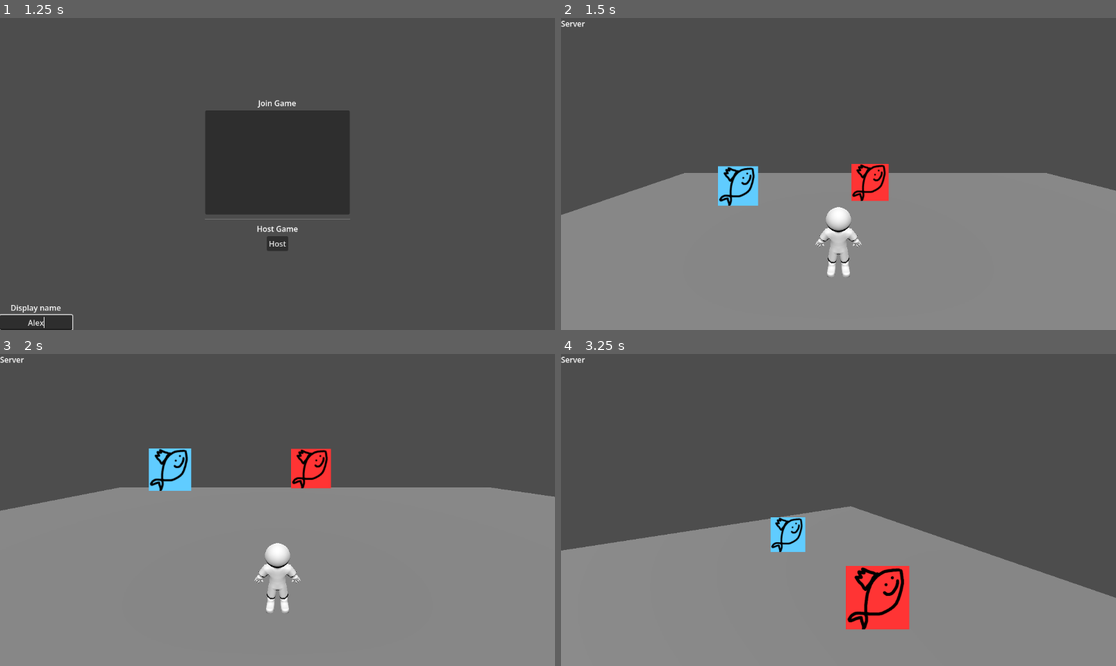
Above: before the commit, frames 1-4 (two rows, left to right).
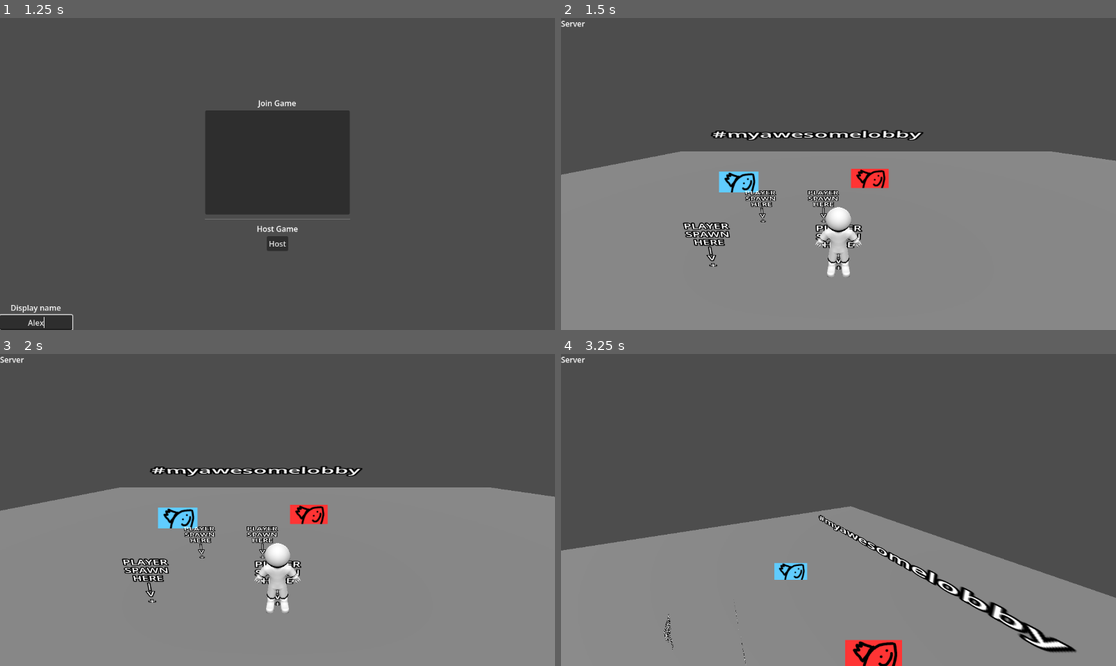
Above: after the commit, the same moments.

Repository: gmuGADIG/King-Fisher
Game: Godot game, scene res://ui/lobby_browser/lobby_browser.tscn
Same seed, same stepped clock (60 frames per second), same inputs: the game is played once before the commit and once after it. The engine's default icon, where the game draws it, is replaced by a stand-in: a white triangle on a blue panel in a dark square.
Inputs (mouse positions are in pixels of both pictures, inside the frame that each line leads up to):
- Up to frame 1 (1.25 s): click (38, 323) at 0.52 s; type "Alex" at 0.6 s
- Up to frame 2 (1.5 s): click "Host" at 1.25 s
- Up to frame 3 (2 s): no input
- Up to frame 4 (3.25 s): tap Enter at 2 s; move the mouse to (866, 510) at 2.02 s; hold \ (print_players) 2.03-2.78 s; hold W (move_up) from 2.03 s (still down); click (866, 510) at 2.17 s; tap Space (jump) at 2.27, 3.02 s; move the mouse to (810, 510) at 2.77 s; tap Tab (scoreboard) at 2.85 s

Frame 1 is identical in both runs. In frame 2, 10% of the frame differs, in the area x 0-100%, y 35-81%; in frame 3, 4.4%; in frame 4, 5.8%.

Commit message:
thank god fixed

Diff:
--- a/systems/player_spawn_manager.gd
+++ b/systems/player_spawn_manager.gd
@@ -12,15 +12,21 @@
 			SpawnPoints.append(child)
 			# Overengineering for fun. Deletes the Label3D that shows where the spawn point is to devs.
 			# Delete these lines and the Label3D from the player_spawn_point.tscn scene if this is overkill.
-			for grandchild in child.get_children():
-				if grandchild is Label3D: grandchild.queue_free()
+			#for grandchild in child.get_children():
+				#if grandchild is Label3D: grandchild.queue_free()
 
 
 func get_safe_spawn_point() -> Vector3:
+	print("Getting safe spawn point...")
 	SpawnPoints.shuffle()
 	for spawnPoint in SpawnPoints:
-		if spawnPoint.has_overlapping_bodies(): continue
-		else: return spawnPoint.global_position
+		print("Checking " + spawnPoint.name)
+		if spawnPoint.has_overlapping_bodies():
+			print(spawnPoint.name + " had overlapping bodies.")
+			continue
+		else:
+			print(spawnPoint.name + " seems clear.")
+			return spawnPoint.global_position
 
 	Debug.log_err("get_safe_spawn_point did not find a safe spawn point.")
 	return Vector3.ZERO
--- a/world/lobby/lobby.tscn
+++ b/world/lobby/lobby.tscn
@@ -18,7 +18,6 @@
 transform = Transform3D(1, 0, 0, 0, 1, 0, 0, 0, 1, 3.9393296, 0, -6.180363)
 
 [node name="RigidBody3D" type="RigidBody3D" parent="." index="6" unique_id=1793351237]
-transform = Transform3D(1, 0, 0, 0, 1, 0, 0, 0, 1, 0, -3.7085216, 0)
 collision_layer = 3
 collision_mask = 3
 freeze = true
@@ -31,3 +30,7 @@
 [node name="CollisionShape3D" type="CollisionShape3D" parent="RigidBody3D" index="1" unique_id=1749416138]
 transform = Transform3D(1, 0, 0, 0, 1, 0, 0, 0, 1, 8.194458, -0.093811035, 0.48214722)
 shape = SubResource("BoxShape3D_c06ik")
+
+[node name="Label3D" type="Label3D" parent="." index="7" unique_id=1976693241]
+transform = Transform3D(11.387628, 0, 0, 0, 4.2672796, 0, 0, 0, 1, 0, 3.3720021, -9.835437)
+text = "#myawesomelobby"
--- a/world/world_base.gd
+++ b/world/world_base.gd
@@ -20,7 +20,11 @@
 func spawn_player(id: int) -> void:
 	Debug.log("Creating player of id ",id)
 	var new_player: Player = player.instantiate()
+	# WARNING you HAVE to set position before adding child or else you DIE.
+	new_player.position = $Players.get_safe_spawn_point()
 	$Players.add_child(new_player,true)
+
 	new_player.set_authority.rpc(id)
-	#new_player.update_camera.rpc_id(id)
-	new_player.position = $Players.get_safe_spawn_point()
+	#new_player.update_camera.rpc_id(id)`
+
+	Debug.log(new_player.position)
